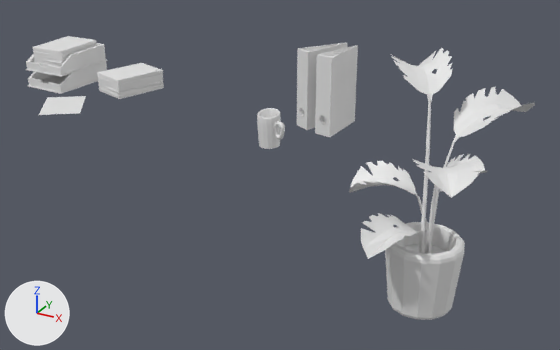
What one commit did to the glTF model static/models/Decor/decor.glb.
Camera for both pictures: a camera (50 mm lens) standing at (7.41, -10.76, 3.91) and looking at (1.44, 0.11, -1.52). Arrows for +X, +Y and +Z are at lower left; the lights stay in place. The first picture is the older version. Vertices at exactly the same position are counted once.

In view in the first picture: 'binder_1', 'binder_2', 'coffee', 'paper', 'paper_holder_bottom', 'paper_holder_top', 'paper_stack_1', 'paper_stack_2', 'plant'.
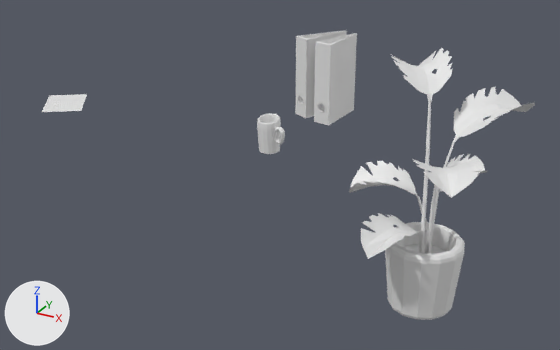
The newer file is also turned or shifted as a whole; pictures and numbers use the older file's frame.

Pixel boxes (x1, y1, x2, y2) of what changed, in the pictures (560 x 350 px):
'binder_2', moved: before (315, 45, 358, 137); after (314, 33, 357, 125)
'binder_1', moved: before (297, 43, 348, 130); after (295, 31, 347, 118)
'paper_stack_1', deleted: before (97, 63, 164, 99)
'paper_holder_bottom', deleted: before (27, 61, 107, 94)
'paper_stack_2', deleted: before (33, 36, 96, 67)
'paper_holder_top', deleted: before (26, 43, 107, 77)
'coffee', moved: before (257, 108, 285, 149); after (257, 113, 285, 154)
'paper', mesh moved: before (39, 96, 86, 115); after (42, 94, 87, 112)

What changed in the scene script:
```text
Change me_cube_035:
    used by ob_binder_1; location = (0.0, 0.0, 0.0)
    remove me_cube_035.from_pydata(...)  # 99 vertices, 194 faces; spans x 1.647..2.212, y 0.182..1.071, z -0.63..0.7
    add me_cube_035.from_pydata(...)  # 99 vertices, 194 faces; spans x 1.62..2.185, y 0.182..1.071, z -0.428..0.902
    me_cube_035 part 1: the whole mesh is moved by (-0.027, 0.0, 0.202)
Change me_cylinder_003:
    used by ob_coffee; location = (0.0, 0.0, 0.0)
    remove me_cylinder_003.from_pydata(...)  # 552 vertices, 1080 faces; spans x 1.675..2.193, y -1.191..-0.829, z -0.499..0.052
    add me_cylinder_003.from_pydata(...)  # 552 vertices, 1080 faces; spans x 1.675..2.193, y -1.191..-0.829, z -0.585..-0.034
    me_cylinder_003 part 3: the whole mesh is moved by (0.0, 0.0, -0.085)
Change me_cube_013:
    used by ob_paper; location = (0.0, 0.0, 0.0)
    remove me_cube_013.from_pydata(...)  # 4 vertices, 2 faces; spans x -2.858..-1.728, y -1.693..-0.499, z -0.494
    add me_cube_013.from_pydata(...)  # 4 vertices, 2 faces; spans x -3.108..-1.978, y -1.393..-0.199, z -0.58
    me_cube_013 part 4: the whole mesh is moved by (-0.25, 0.3, -0.085)
Change me_cube_001:
    used by ob_binder_2; location = (0.0, 0.0, 0.0)
    remove me_cube_001.from_pydata(...)  # 99 vertices, 194 faces; spans x 2.1..2.433, y 0.055..0.984, z -0.63..0.7
    add me_cube_001.from_pydata(...)  # 99 vertices, 194 faces; spans x 2.073..2.406, y 0.055..0.984, z -0.428..0.902
    me_cube_001 part 2: the whole mesh is moved by (-0.027, 0.0, 0.202)
Remove ob_paper_holder_bottom:
    ob_paper_holder_bottom = bpy.data.objects.new('paper_holder_bottom', me_cube_012)
    ob_paper_holder_bottom.location = (0.0, 0.0, 0.0)
Remove ob_paper_stack_1:
    ob_paper_stack_1 = bpy.data.objects.new('paper_stack_1', me_cube_019)
    ob_paper_stack_1.location = (0.0, 0.0, 0.0)
Remove ob_paper_stack_2:
    ob_paper_stack_2 = bpy.data.objects.new('paper_stack_2', me_cube_011)
    ob_paper_stack_2.location = (0.0, 0.0, 0.0)
Remove ob_paper_holder_top:
    ob_paper_holder_top = bpy.data.objects.new('paper_holder_top', me_cube_005)
    ob_paper_holder_top.location = (0.0, 0.0, 0.0)
```
